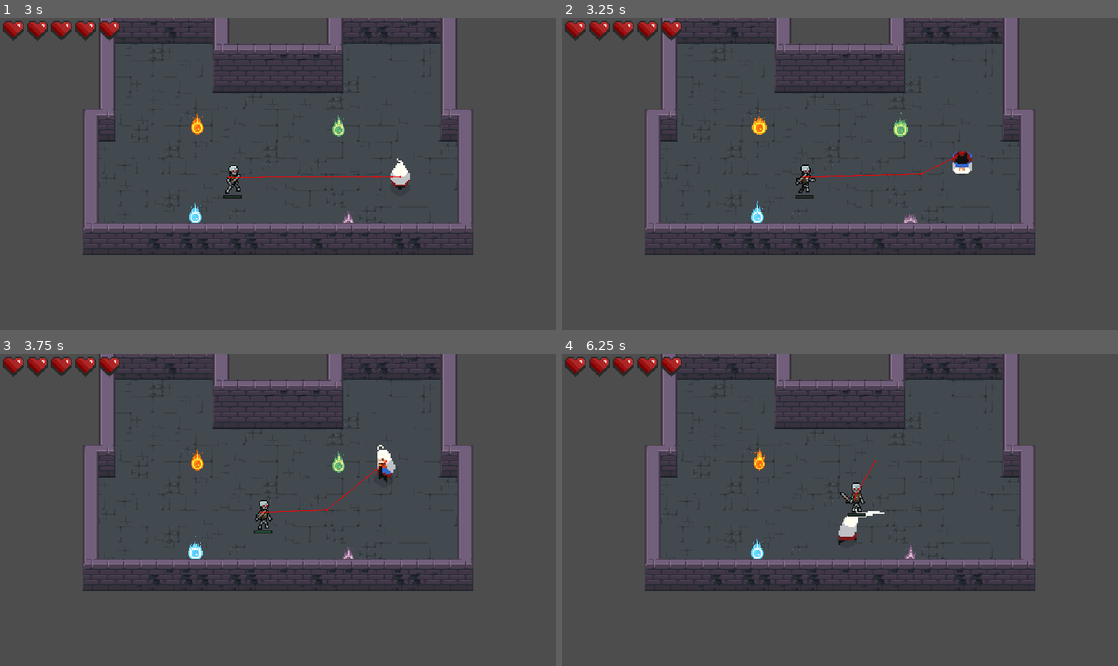
Above: before the commit, frames 1-4 (two rows, left to right).
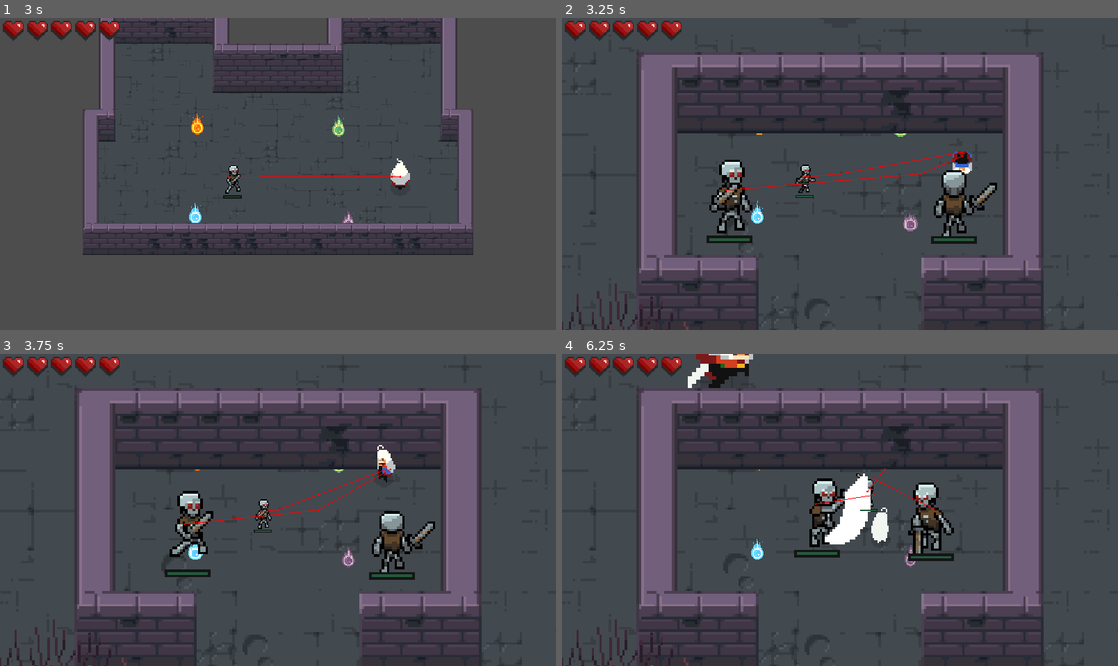
Above: after the commit, the same moments.

Repository: GuusOomen/Arcane-Dungeons-Trials-of-the-Elements
Game: Godot game, scene res://Scenes/main.tscn
The game is run twice, just before and just after one commit, with the same random seed, the same clock (stepped at 60 frames per second) and the same inputs.
Inputs (mouse positions are in pixels of both pictures, inside the frame that each line leads up to):
- Up to frame 1 (3 s): tap Enter (ui_accept) at 0.5, 0.6, 0.77, 1.07, 1.52, 1.55, 1.82, 2.3 s; move the mouse to (400, 158) at 0.52 s; hold D (right) 0.53-1.28 s; move the mouse to (166, 189) at 1.27 s; hold S (down) 1.28-2.03 s; tap Space (attack) at 1.35 s; move the mouse to (333, 105) at 2.02 s; hold D (right) 2.03-2.78 s; click (333, 105) at 2.1 s; move the mouse to (250, 236) at 2.77 s; hold W (up) from 2.78 s (still down); tap Shift (roll) at 2.85 s
- Up to frame 2 (3.25 s): keep holding W (up); tap Enter (ui_accept) at 3.02, 3.05 s
- Up to frame 3 (3.75 s): tap Enter (ui_accept) at 3.32 s; move the mouse to (444, 556) at 3.52 s; release W (up) at 3.53 s; hold A (left) from 3.53 s (still down); tap Mouse wheel down (scroll_down) at 3.6 s
- Up to frame 4 (6.25 s): tap Enter (ui_accept) at 3.77, 3.8, 4.07, 4.52, 4.55, 4.82, 5.1, 6.02, 6.05 s; move the mouse to (673, 463) at 4.27 s; tap Mouse wheel up (scroll_up) at 4.35 s; move the mouse to (867, 510) at 5.02 s; release A (left) at 5.03 s; hold S (down) 5.03-5.78 s; move the mouse to (756, 432) at 5.77 s; hold D (right) from 5.78 s (still down); tap Space (attack) at 5.85 s

Frame 1 is identical in both runs. In frame 2, 25% of the frame differs, in the area x 0-94%, y 0-100%; in frame 3, 25%; in frame 4, 26%.

Commit message:
Teleporten werkt, maar nog niet af

Diff:
--- a/Scenes/Main_character.tscn
+++ b/Scenes/Main_character.tscn
@@ -1335,7 +1335,7 @@
 
 [node name="Player" type="CharacterBody2D" groups=["Player"]]
 scale = Vector2(4, 4)
-collision_layer = 0
+collision_layer = 128
 motion_mode = 1
 script = ExtResource("1_neyl5")
 
--- a/Scenes/projectile.tscn
+++ b/Scenes/projectile.tscn
@@ -1,6 +1,6 @@
 [gd_scene load_steps=7 format=3 uid="uid://dbaqtyouqaapu"]
 
-[ext_resource type="Script" path="res://projectile.gd" id="1_hrn44"]
+[ext_resource type="Script" path="res://Scripts/projectile/projectile.gd" id="1_hrn44"]
 [ext_resource type="Texture2D" uid="uid://dpah4kwbso8ya" path="res://Assets/main_character/fire_ball.png" id="2_glqny"]
 [ext_resource type="Script" path="res://Scripts/wall_hider.gd" id="3_pqlyo"]
 
--- a/Scenes/rooms/test_room.tscn
+++ b/Scenes/rooms/test_room.tscn
@@ -1,6 +1,8 @@
-[gd_scene load_steps=10 format=4 uid="uid://ip246espjksp"]
+[gd_scene load_steps=12 format=4 uid="uid://ip246espjksp"]
 
 [ext_resource type="Texture2D" uid="uid://dak85krm7wp57" path="res://Assets/dungeon/Dungeon tileset.png" id="1_lwhjf"]
+[ext_resource type="PackedScene" uid="uid://cocnbhx4hnyyp" path="res://Scenes/teleporter.tscn" id="2_dmrq2"]
+[ext_resource type="PackedScene" uid="uid://bc40cf455yxnq" path="res://Scenes/rooms/room_1.tscn" id="3_jwxmm"]
 
 [sub_resource type="TileSetAtlasSource" id="TileSetAtlasSource_52dnu"]
 texture = ExtResource("1_lwhjf")
@@ -424,3 +426,7 @@
 z_as_relative = false
 tile_map_data = PackedByteArray("AAD2//j/AAAAAAsAAAD2//n/AAAMAAgAAAD2//r/AAANAAoAAAD2//v/AAAAAAsAAAD2//z/AAALAAkAAAD2// …(3216 unchanged characters)…
 tile_set = SubResource("TileSet_1ep57")
+
+[node name="Teleporter" parent="." instance=ExtResource("2_dmrq2")]
+position = Vector2(128, 0)
+target_room = ExtResource("3_jwxmm")
--- /dev/null
+++ b/Scenes/teleporter.tscn
@@ -0,0 +1,18 @@
+[gd_scene load_steps=3 format=3 uid="uid://cocnbhx4hnyyp"]
+
+[ext_resource type="Script" path="res://Scripts/teleporter.gd" id="1_mkor3"]
+
+[sub_resource type="CapsuleShape2D" id="CapsuleShape2D_g0esg"]
+radius = 24.0
+height = 64.0
+
+[node name="Teleporter" type="Area2D"]
+collision_layer = 0
+collision_mask = 128
+script = ExtResource("1_mkor3")
+
+[node name="CollisionShape2D" type="CollisionShape2D" parent="."]
+shape = SubResource("CapsuleShape2D_g0esg")
+
+[connection signal="body_entered" from="." to="." method="_on_body_entered"]
+[connection signal="body_exited" from="." to="." method="_on_body_exited"]
--- a/Scripts/main.gd
+++ b/Scripts/main.gd
@@ -1,28 +1,54 @@
 extends Node
+
+#Ik weet nog niet zeker of dit nodig is voor de teleporter
+@export var node: Node
 
 var player := preload("res://Scenes/Main_character.tscn")
 var enemy_skeleton := preload("res://Scenes/Skeleton.tscn")
-var testroom := preload("res://Scenes/rooms/test_room.tscn")
 var orb := preload("res://Scenes/orb.tscn")
+var starting_room := preload("res://Scenes/rooms/test_room.tscn")
 var room1 := preload("res://Scenes/rooms/room_1.tscn")
+var room2 := preload("res://Scenes/rooms/room_2.tscn")
 var enemies = 0
+
+# Track current state
+var current_room: Node = null
+var character: Node = null
 
 # Called when the node enters the scene tree for the first time.
 func _ready() -> void:
 	var waterorb = orb.instantiate()
 	var character = player.instantiate()
-	var room = testroom.instantiate()
 	var enemy = enemy_skeleton.instantiate()
-	room.scale = Vector2(2.5,2.5)
+
 	enemy.position = Vector2(-400,0)
 	waterorb.position = Vector2(50,0)
 	waterorb.type = 2
+
+	#Load starting room
+	_load_room(starting_room, Vector2(100, 100))
+	add_child(character)
 	add_child(waterorb)
-	add_child(room)
-	add_child(character)
 	add_child(enemy)
 
 
+# Function to load a new room
+func _load_room(room_scene: PackedScene, player_start_position: Vector2) -> void:
+	# Remove the current room
+	if current_room:
+		current_room.queue_free()
+
+	# Instantiate the new room and add it to the scene
+	current_room = room_scene.instantiate()
+	current_room.scale = Vector2(2.5, 2.5)
+	add_child(current_room)
+
+	# Position the player in the new room
+	if character:
+		character.position = player_start_position
+
+func teleport_to_room(room_scene: PackedScene, player_start_position: Vector2) -> void:
+	_load_room(room_scene, player_start_position)
 
 # Called every frame. 'delta' is the elapsed time since the previous frame.
 func _process(delta: float) -> void:
--- /dev/null
+++ b/Scripts/teleporter.gd
@@ -0,0 +1,20 @@
+extends Area2D
+
+@export var target_room: PackedScene
+@export var target_position: Vector2 = Vector2()
+var entered = false
+
+func _on_body_entered(body: Node2D) -> void:
+	if body.is_in_group("Player"):
+		print("Played entered")
+		entered = true
+
+func _on_body_exited(body: Node2D) -> void:
+	if body.is_in_group("Player"):
+		entered = false
+		print("Player Exited")
+
+func _process(delta: float) -> void:
+	var main = get_node("/root/Node")
+	if entered && Input.is_action_just_pressed("ui_accept"): #Enter button is pressed
+		main.teleport_to_room(target_room, target_position)
